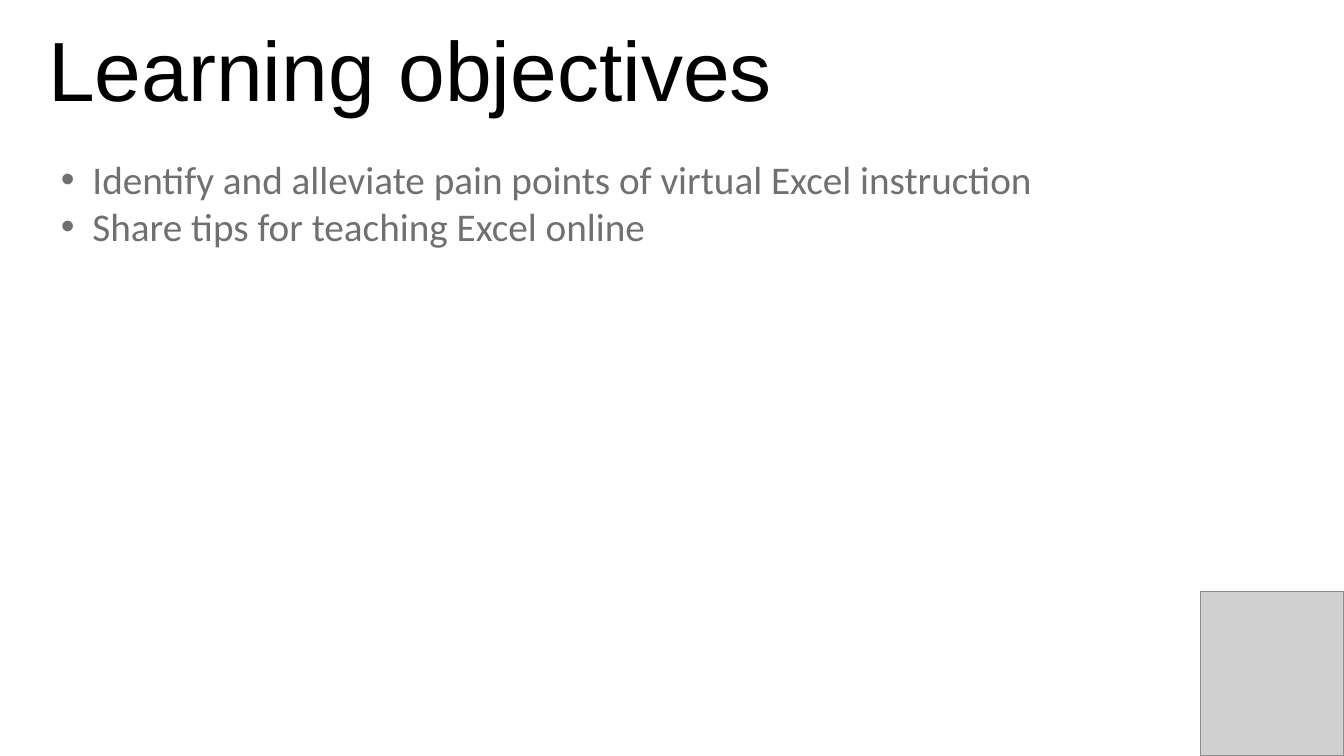
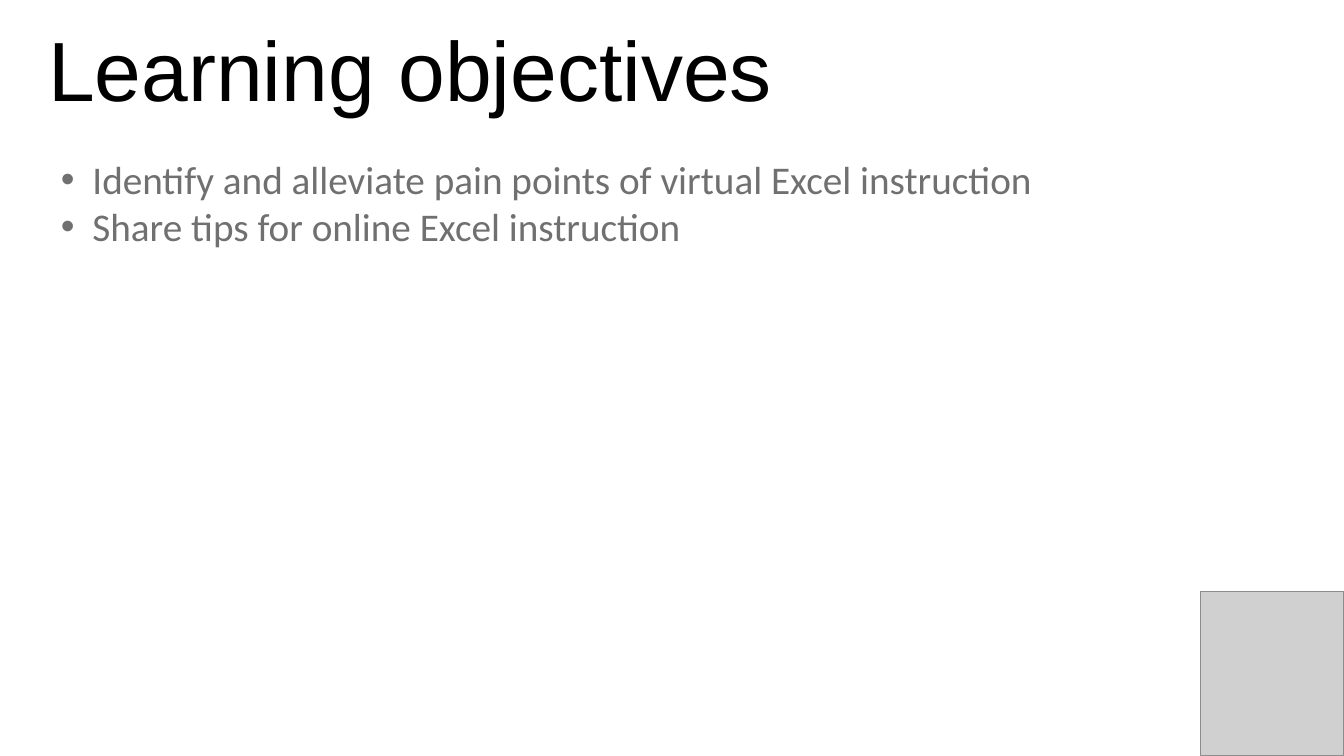
Before and after one commit to stringfestdata/five-tips-virtual-excel-instruction, a slide deck: slide 4 of top-tips-teaching-excel-online.pptx (slide 3 before the commit). Drawn at 1344x756 pixels with LibreOffice and Linux fonts; fonts in the diff are those of the drawing; grey boxes stand for pictures. Boxes give left, top, right and bottom in pixels: in the first picture for what was removed or moved away, otherwise in the second. Text is boxed around its words. In the diff, an @@ line names an element or a change of style, - is before the commit and + after.

```diff
--- a/top-tips-teaching-excel-online.pptx
+++ b/top-tips-teaching-excel-online.pptx
@@ text at (92, 214, 680, 248): text changed @@
-• Share tips for teaching Excel online
+• Share tips for online Excel instruction
```
Also in this commit, not shown: 4 other slides changed, 2 slides added, 8 other files.
